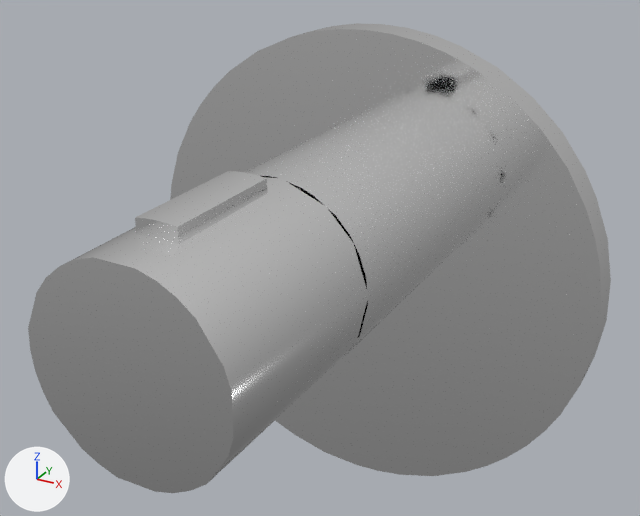
A saved change to the glTF model models/36-501-979-47.glb.
One viewpoint serves both versions: a 50 mm camera at (0.0928, -0.1494, 0.158) aimed at (0.0048, 0.0107, 0.0779). The axes (+X, +Y, +Z) are drawn at lower left. The lights are the same throughout. The first picture is the older version. Where no turn or scale is listed for an object, it has been applied to the vertices.

Before the edit, the objects in view are built like this:
```python
ob_l_001d4e90_b90e_49b1_b53e_22cdabfa5212_i1 = bpy.data.objects.new('L_001d4e90_b90e_49b1_b53e_22cdabfa5212_I1', me_l_001d4e90_b90e_49b1_b53e_22cdabfa5212_i1_022)
ob_l_001d4e90_b90e_49b1_b53e_22cdabfa5212_i1.location = (0.0, 0.0, 0.0)
ob_l_50a2261a_14d6_4da1_98d8_0f7c1b97794b_i2 = bpy.data.objects.new('L_50a2261a_14d6_4da1_98d8_0f7c1b97794b_I2', me_l_50a2261a_14d6_4da1_98d8_0f7c1b97794b_i2_022)
ob_l_50a2261a_14d6_4da1_98d8_0f7c1b97794b_i2.location = (0.0, 0.0, 0.0)
ob_l_a77d6a40_d3d5_4eb9_abf4_3b8f9d93f960_i3 = bpy.data.objects.new('L_a77d6a40_d3d5_4eb9_abf4_3b8f9d93f960_I3', me_l_a77d6a40_d3d5_4eb9_abf4_3b8f9d93f960_i3_022)
ob_l_a77d6a40_d3d5_4eb9_abf4_3b8f9d93f960_i3.location = (0.0, 0.0, 0.0)
ob_l_a95225d1_f35d_44fa_8cc6_a15221495ef3_i4 = bpy.data.objects.new('L_a95225d1_f35d_44fa_8cc6_a15221495ef3_I4', me_l_a95225d1_f35d_44fa_8cc6_a15221495ef3_i4_022)
ob_l_a95225d1_f35d_44fa_8cc6_a15221495ef3_i4.location = (0.0, 0.0, 0.0)
```
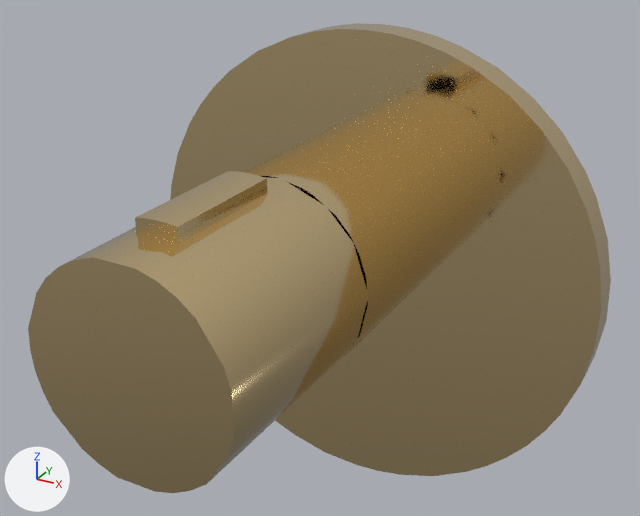
What the commit changed:
Material 'DB_47' (mat_db_47) is new.
Its base color is (0.855, 0.658, 0.352) (beige #eed4a0).
Its metallic is 1.0.
Its roughness is 0.08.
me_l_001d4e90_b90e_49b1_b53e_22cdabfa5212_i1_022 has 93 vertices, 182 faces and spans x -0.0617..0.0617, y 0.041..0.0505, z 0.0..0.1235.
me_l_001d4e90_b90e_49b1_b53e_22cdabfa5212_i1_022 no longer uses material mat_d_47 (white #ffffff).
me_l_001d4e90_b90e_49b1_b53e_22cdabfa5212_i1_022 gains material mat_db_47 (beige #eed4a0).
me_l_50a2261a_14d6_4da1_98d8_0f7c1b97794b_i2_022 has 20 vertices, 36 faces and spans x -0.0046..0.0046, y -0.0389..-0.0102, z 0.099..0.1032.
me_l_50a2261a_14d6_4da1_98d8_0f7c1b97794b_i2_022 no longer uses material mat_d_47 (white #ffffff).
me_l_50a2261a_14d6_4da1_98d8_0f7c1b97794b_i2_022 gains material mat_db_47 (beige #eed4a0).
me_l_a77d6a40_d3d5_4eb9_abf4_3b8f9d93f960_i3_022 has 43 vertices, 82 faces and spans x -0.023..0.023, y -0.002..0.041, z 0.0541..0.1003.
me_l_a77d6a40_d3d5_4eb9_abf4_3b8f9d93f960_i3_022 no longer uses material mat_d_47 (white #ffffff).
me_l_a77d6a40_d3d5_4eb9_abf4_3b8f9d93f960_i3_022 gains material mat_db_47 (beige #eed4a0).
me_l_a95225d1_f35d_44fa_8cc6_a15221495ef3_i4_022 has 70 vertices, 136 faces and spans x -0.0233..0.0233, y -0.0505..-0.0025, z 0.0543..0.1004.
me_l_a95225d1_f35d_44fa_8cc6_a15221495ef3_i4_022 no longer uses material mat_d_47 (white #ffffff).
me_l_a95225d1_f35d_44fa_8cc6_a15221495ef3_i4_022 gains material mat_db_47 (beige #eed4a0).

Changed parts and their boxes (x1, y1, x2, y2) in the pictures (640 x 516 px):
'L_001d4e90_b90e_49b1_b53e_22cdabfa5212_I1', recoloured (white to beige)
    both: (170, 23, 611, 476)
'L_a95225d1_f35d_44fa_8cc6_a15221495ef3_I4', recoloured (white to beige)
    both: (28, 177, 368, 493)
'L_a77d6a40_d3d5_4eb9_abf4_3b8f9d93f960_I3', recoloured (white to beige)
    both: (244, 126, 446, 359)
'L_50a2261a_14d6_4da1_98d8_0f7c1b97794b_I2', recoloured (white to beige)
    both: (135, 171, 268, 244)
